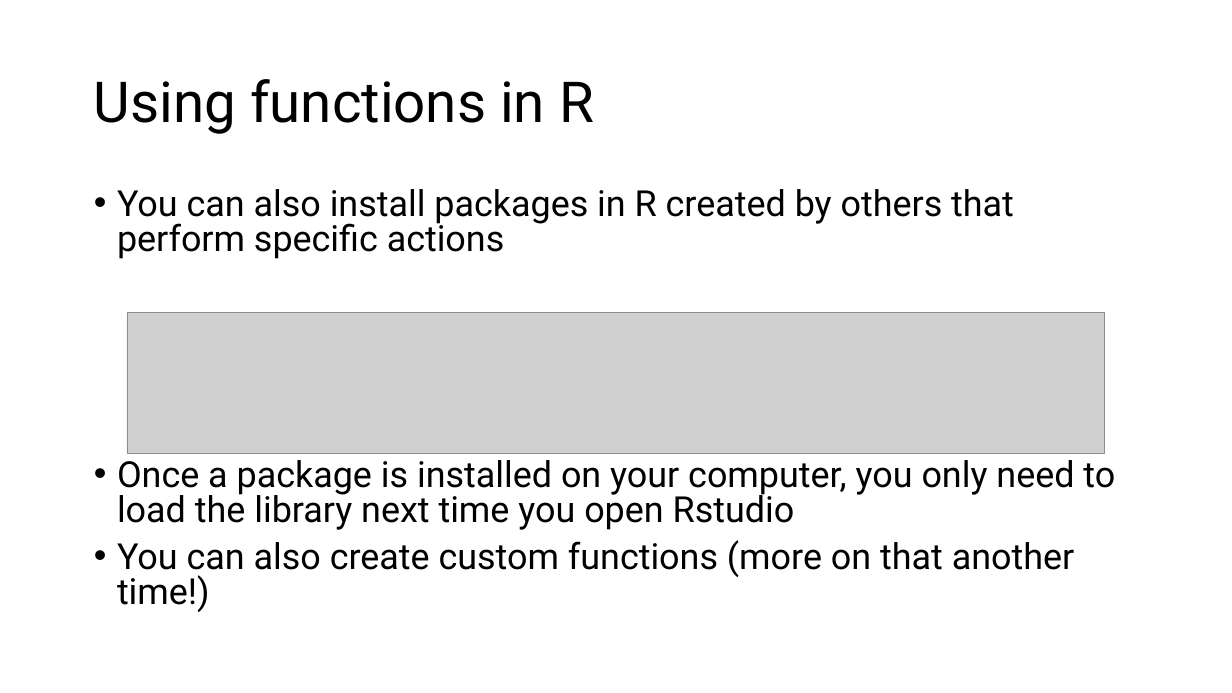
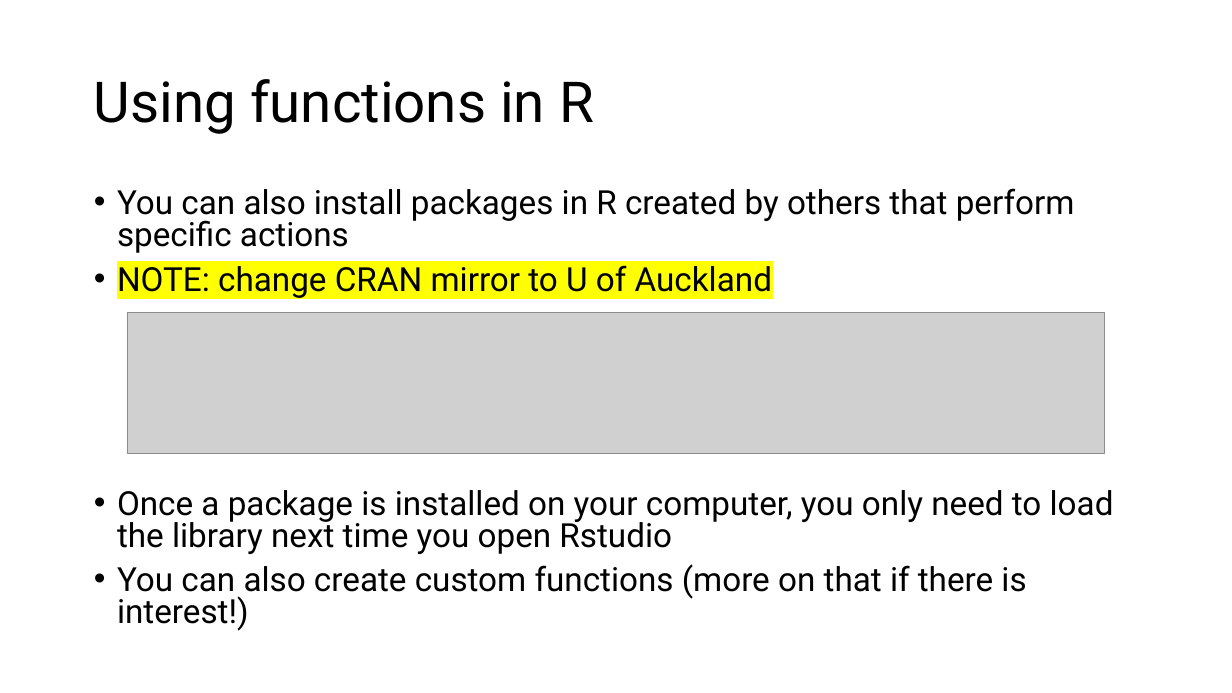
Before and after one commit to wwoelmer/BOPRC_1_R_Fundamentals, a slide deck: slide 11 of Introduction to R Workshop 1.pptx. Drawn at 1232x693 pixels with LibreOffice and Linux fonts; fonts in the diff are those of the drawing; grey boxes stand for pictures. Boxes give left, top, right and bottom in pixels: in the first picture for what was removed or moved away, otherwise in the second. Text is boxed around its words. In the diff, an @@ line names an element or a change of style, - is before the commit and + after.

```diff
--- a/Introduction to R Workshop 1.pptx
+++ b/Introduction to R Workshop 1.pptx
@@ text at (117,188,1114,554): size 28 to 25.9 pt in "You can also install packages in R ...", "Once a package is installed on your ..." @@
@@ text at (117,265,772,300): paragraph added @@
+• NOTE: change CRAN mirror to U of Auckland
@@ text at (117,564,1026,631): text changed; size 28 to 25.9 pt @@
-• You can also create custom functions (more on that another time!)
+• You can also create custom functions (more on that if there is interest!)
```
Also in this commit, not shown: 3 other slides changed, 1 slide added, 1 slide removed.
